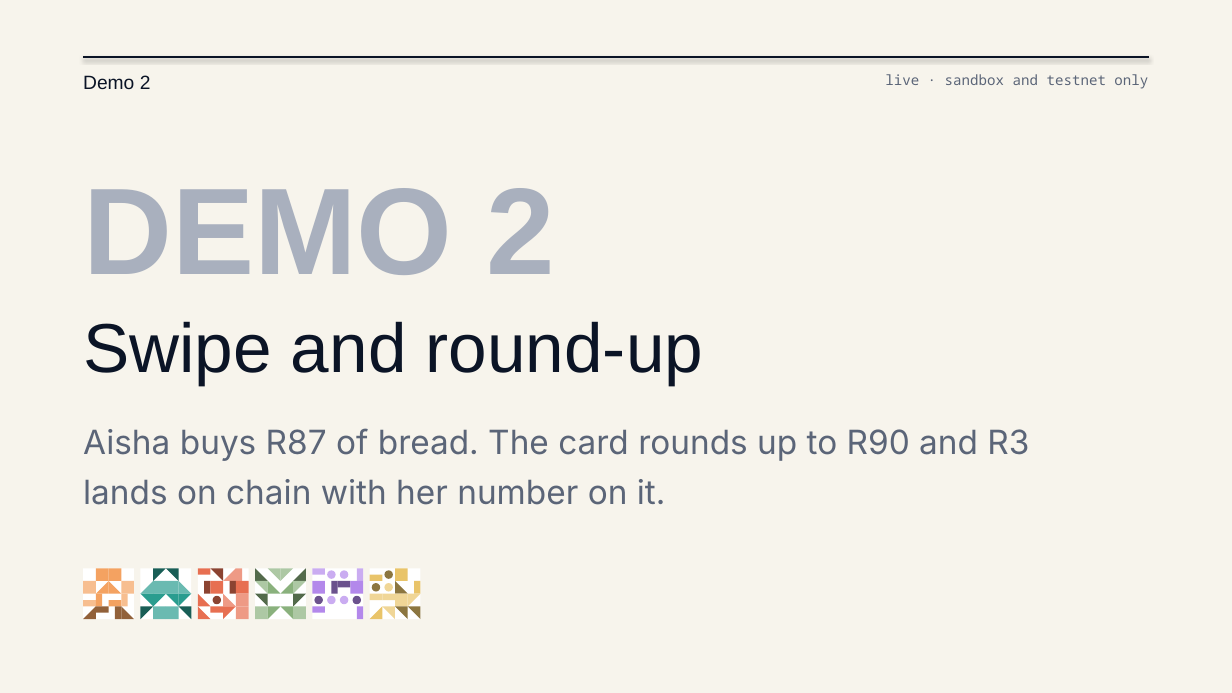
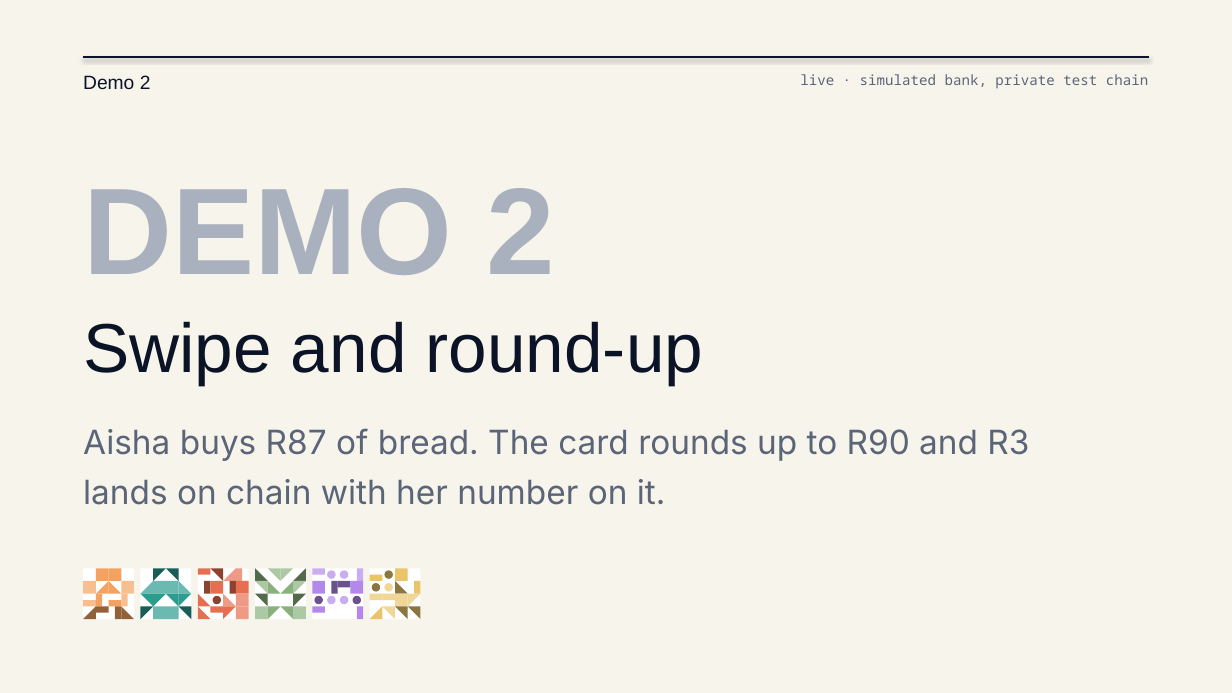
Before and after one commit to Nevvyboi/StokvelProgrammableBankingWithSolidity, a slide deck: slide 8 of slides/The-Treasurer-Is-a-Smart-Contract-Light.pptx. Drawn at 1232x693 pixels with LibreOffice and Linux fonts; fonts in the diff are those of the drawing. Boxes give left, top, right and bottom in pixels: in the first picture for what was removed or moved away, otherwise in the second. Text is boxed around its words. In the diff, an @@ line names an element or a change of style, - is before the commit and + after.

```diff
--- a/slides/The-Treasurer-Is-a-Smart-Contract-Light.pptx
+++ b/slides/The-Treasurer-Is-a-Smart-Contract-Light.pptx
@@ text at [800,74,1148,88]: text changed @@
-live · sandbox and testnet only
+live · simulated bank, private test chain
```
Also in this commit, not shown: 6 other slides changed, 4 other files.
